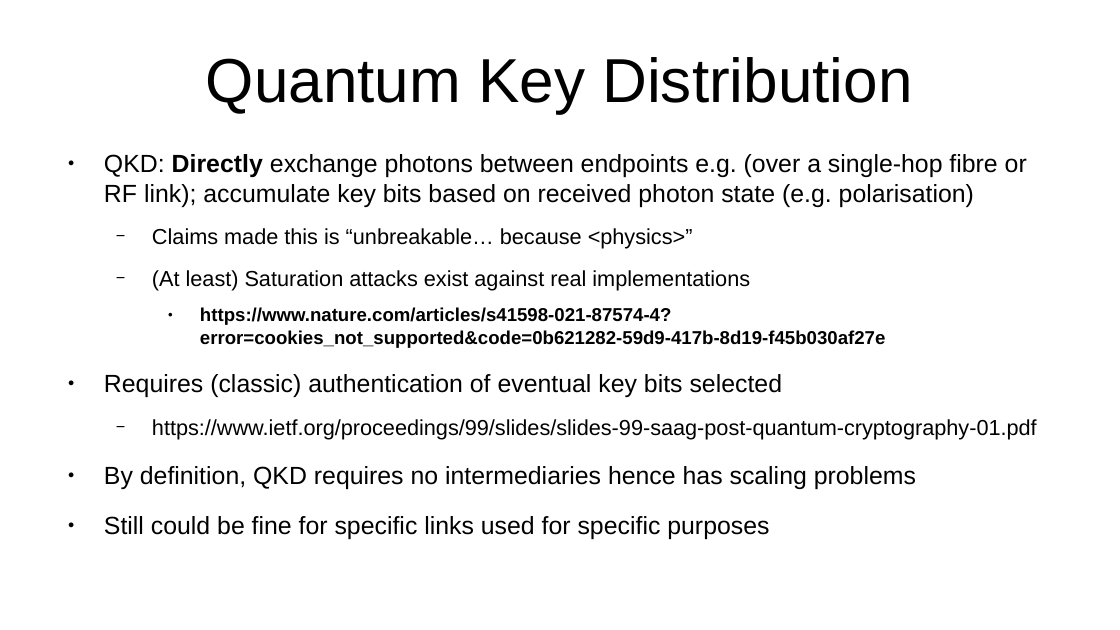
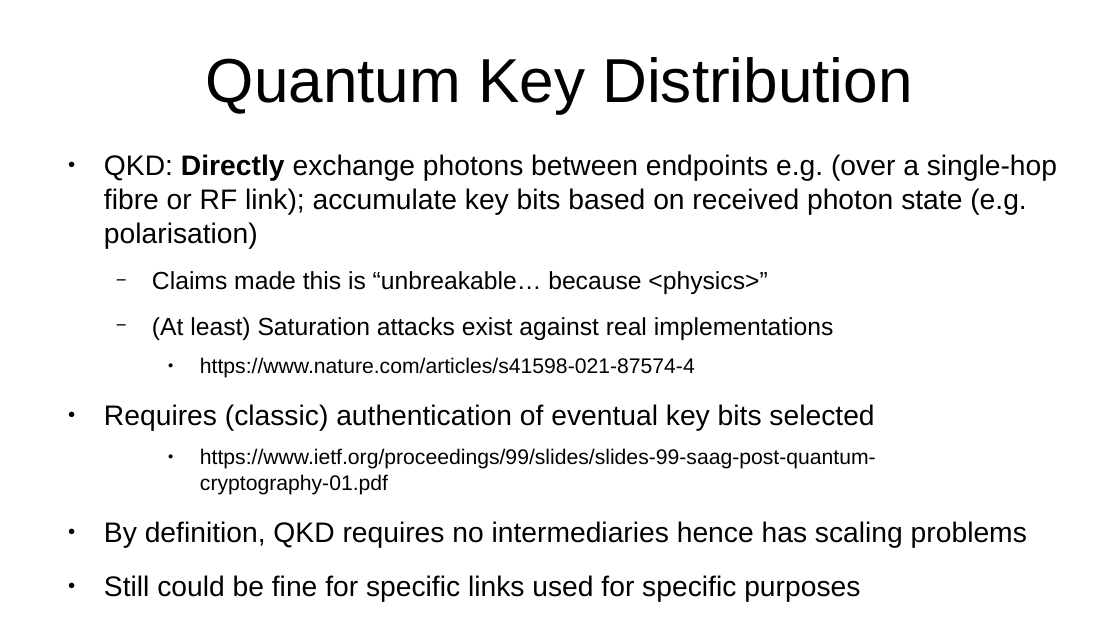
Before and after one commit to sftcd/cs7053, a slide deck: slide 14 of 2022lectures/05-pqc.odp. Drawn at 1120x630 pixels with LibreOffice and Linux fonts; fonts in the diff are those of the drawing. Boxes give left, top, right and bottom in pixels: in the first picture for what was removed or moved away, otherwise in the second. Text is boxed around its words. In the diff, an @@ line names an element or a change of style, - is before the commit and + after.

```diff
--- a/2022lectures/05-pqc.odp
+++ b/2022lectures/05-pqc.odp
@@ text at [104, 154, 1057, 602]: size 17.6 to 20 pt in "QKD: Directly exchange photons between endpoints e.g. ...", "Requires (classic) authentication of eventual key bits ...", "By definition, QKD requires no intermediaries hence ...", "Still could be fine for specific links ..."; size 15.4 to 17.5 pt in "Claims made this is “unbreakable… because <physics>”", "(At least) Saturation attacks exist against real ..."; size 15.4 to 15 pt in "https://www.ietf.org/proceedings/99/slides/slides-99-saag-po ..."; bullet − to ●; list level 2 to 3 in "https://www.ietf.org/proceedings/99/slides/slides-99-saag-po ..." @@
@@ text at [200, 357, 695, 378]: text changed; size 13.2 to 15 pt; bold off @@
-    ● https://www.nature.com/articles/s41598-021-87574-4?error=cookies_not_supported&code=0b621282-59d9-417b-8d19-f45b030af27e
+    ● https://www.nature.com/articles/s41598-021-87574-4
```
Also in this commit, not shown: 11 other slides changed, 2 other files.
